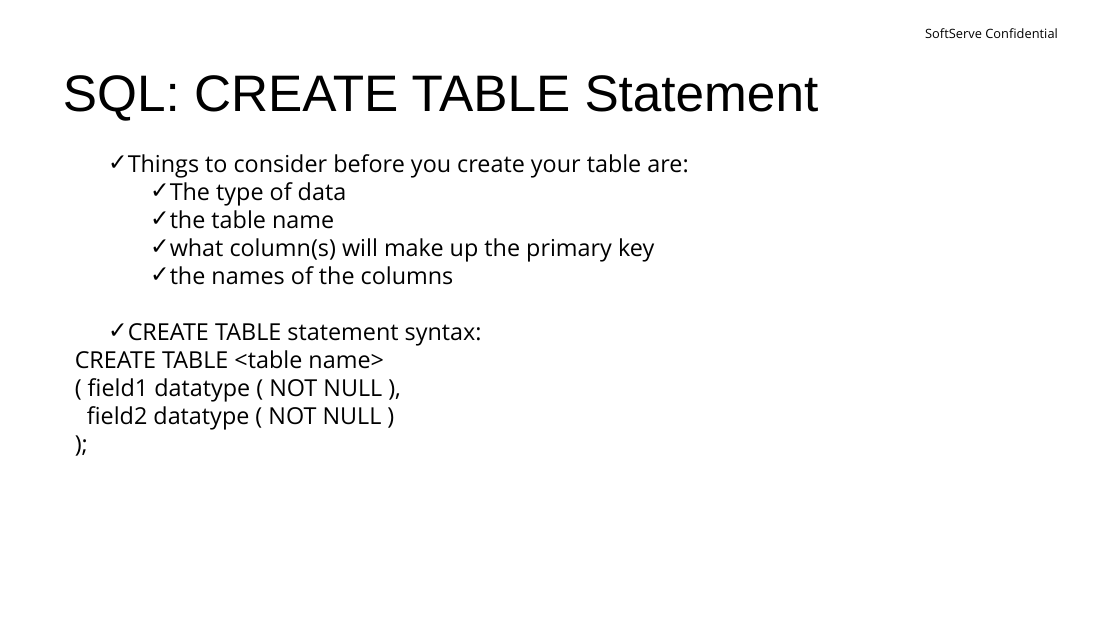
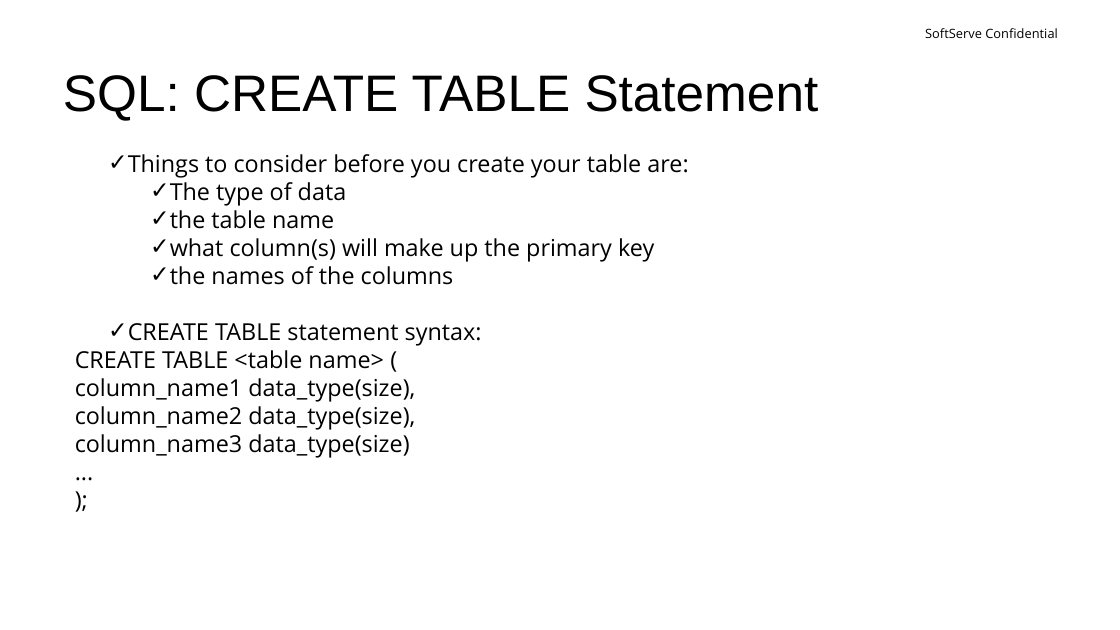
Before and after one commit to yuriimartynenko/softserve, a slide deck: slide 10 of presentation/sql.pptx. Drawn at 1120x630 pixels with LibreOffice and Linux fonts; fonts in the diff are those of the drawing; background and template pictures are left out. Boxes give left, top, right and bottom in pixels: in the first picture for what was removed or moved away, otherwise in the second. Text is boxed around its words. In the diff, an @@ line names an element or a change of style, - is before the commit and + after.

```diff
--- a/presentation/sql.pptx
+++ b/presentation/sql.pptx
@@ text at (x1=75, y1=350, x2=415, y2=458): text changed @@
-CREATE TABLE <table name>
-( field1 datatype ( NOT NULL ),
-field2 datatype ( NOT NULL )
+CREATE TABLE <table name> (
+column_name1 data_type(size),
+column_name2 data_type(size),
+column_name3 data_type(size)
+...
```
Also in this commit, not shown: 8 other slides changed.
